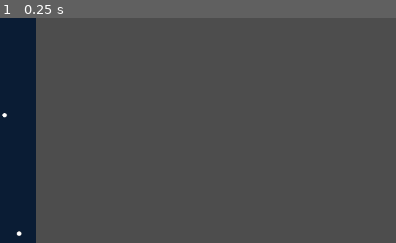
Above: before the commit, frame 1.
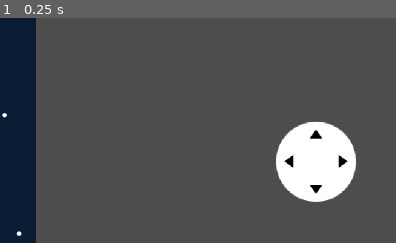
Above: after the commit, the same moment.

Repository: Muchach0/tomatoe-mmo
Game: Godot game, scene res://Scenes/old/shower.tscn
Two runs of this game, one before a commit and one after it. Both use one fixed random seed, a clock stepped at 60 frames per second and the inputs below. This scene is started directly instead of the project's main scene.
Inputs:
- Up to frame 1 (0.25 s): no input
The pictures show only the part of the screen within x 50-100%, y 50-100%; the shares and areas given below are measured in that part.

The runs differ from the first frame. In frame 1, 5.7% of the frame differs, in the area x 69-90%, y 46-82%.

Commit message:
[GAMEPLAY]: Joystick - add second joystick for firing on mobile

Diff:
--- a/Prefab/Player/player_weapon.gd
+++ b/Prefab/Player/player_weapon.gd
@@ -9,6 +9,10 @@
 # Continuous firing state
 var is_mouse_pressed: bool = false
 var last_touch_position: Vector2 = Vector2.ZERO
+
+# Firing joystick state
+var firing_joystick: VirtualJoystick = null
+var is_firing_joystick_pressed: bool = false
 
 # Double tap detection for mobile
 var last_touch_time: float = 0.0
@@ -23,17 +27,51 @@
     if not bullet_manager:
         push_error("BulletManager not found! Make sure it's added to the scene and in 'bullet_manager' group.")
 
+    # Find firing joystick in scene
+    _find_firing_joystick()
+
+# Find the firing joystick from the virtual_joystick group
+func _find_firing_joystick() -> void:
+    var joysticks = get_tree().get_nodes_in_group("virtual_joystick")
+    for joystick in joysticks:
+        if joystick is VirtualJoystick and joystick.joystick_type == VirtualJoystick.JoystickType.FIRING:
+            firing_joystick = joystick
+            print("player_weapon.gd - Found firing joystick: ", joystick.name)
+            return
+    print("player_weapon.gd - Warning: No firing joystick found in scene")
+
 # Convert screen coordinates to world coordinates
 func screen_to_world(screen_pos: Vector2) -> Vector2:
     var viewport = get_viewport()
     var canvas_transform = viewport.get_canvas_transform().affine_inverse()
     return canvas_transform * screen_pos
 
+# Convert joystick direction to target position relative to player
+func joystick_direction_to_target_position(joystick_direction: Vector2) -> Vector2:
+    if joystick_direction.length_squared() < 0.01:
+        return Vector2.ZERO
+    # Use a reasonable firing distance (e.g., 500 pixels from player)
+    var firing_distance: float = 500.0
+    return player.global_position + joystick_direction.normalized() * firing_distance
+
 func _process(_delta):
-    # Continuous firing while mouse/touch is held down
-    if is_mouse_pressed and not player.is_hidden:
-        # Only handle input if we are the authority (or single player)
-        if multiplayer == null or is_multiplayer_authority():
+    # Only handle input if we are the authority (or single player)
+    if multiplayer == null or is_multiplayer_authority():
+        # Try to find firing joystick if not found yet
+        if firing_joystick == null:
+            _find_firing_joystick()
+
+        # Check firing joystick state
+        if firing_joystick != null:
+            is_firing_joystick_pressed = firing_joystick.is_pressed()
+            if is_firing_joystick_pressed and not player.is_hidden:
+                var joystick_output = firing_joystick.get_output()
+                if joystick_output.length_squared() > 0.01:  # Only fire if joystick has meaningful input
+                    var target_position = joystick_direction_to_target_position(joystick_output)
+                    execute_skill(0, target_position)  # Skill 0 = SimpleShootSkill
+
+        # Continuous firing while mouse/touch is held down (only if firing joystick is not active)
+        if is_mouse_pressed and not is_firing_joystick_pressed and not player.is_hidden:
             # Use current touch position for mobile, current mouse position for PC
             if last_touch_position != Vector2.ZERO:
                 execute_skill(0, last_touch_position)  # Skill 0 = SimpleShootSkill
@@ -63,6 +101,11 @@
 
     # Mobile: screen touch press/release
     elif event is InputEventScreenTouch:
+        # Check if touch is on firing joystick - if so, let the joystick handle it
+        if firing_joystick != null and firing_joystick.contains_point(event.position):
+            # Let the firing joystick handle this touch
+            return
+
         if event.pressed:
             var current_time = Time.get_ticks_msec() / 1000.0  # Convert to seconds
             var current_pos = event.position
@@ -91,9 +134,15 @@
             last_touch_position = Vector2.ZERO  # Reset touch position
 
     # Mobile: screen drag to update touch position during continuous firing
-    elif event is InputEventScreenDrag and is_mouse_pressed:
-        # Convert screen coordinates to world coordinates
-        last_touch_position = screen_to_world(event.position)
+    elif event is InputEventScreenDrag:
+        # Check if drag is on firing joystick - if so, let the joystick handle it
+        if firing_joystick != null and firing_joystick.contains_point(event.position):
+            # Let the firing joystick handle this drag
+            return
+
+        if is_mouse_pressed:
+            # Convert screen coordinates to world coordinates
+            last_touch_position = screen_to_world(event.position)
 
 ## Execute a skill by index
 ## @param skill_index: Index of the skill in player.skills array (0 = SimpleShootSkill, 1 = AOEShootSkill)
--- a/Prefab/UI/Joystick/Joystick.tscn
+++ b/Prefab/UI/Joystick/Joystick.tscn
@@ -14,7 +14,7 @@
 grow_horizontal = 2
 grow_vertical = 0
 
-[node name="Control1" type="Control" parent="."]
+[node name="Control_JoystickMovement" type="Control" parent="."]
 layout_mode = 1
 anchors_preset = 2
 anchor_top = 1.0
@@ -23,7 +23,7 @@
 offset_right = 256.0
 grow_vertical = 0
 
-[node name="VirtualJoystick" type="Control" parent="Control1"]
+[node name="VirtualJoystick" type="Control" parent="Control_JoystickMovement"]
 layout_mode = 1
 anchors_preset = 2
 anchor_top = 1.0
@@ -36,7 +36,7 @@
 pressed_color = Color(0.764706, 0.764706, 0.764706, 1)
 metadata/_custom_type_script = "uid://g85kccb56rkg"
 
-[node name="Base" type="TextureRect" parent="Control1/VirtualJoystick"]
+[node name="Base" type="TextureRect" parent="Control_JoystickMovement/VirtualJoystick"]
 layout_mode = 1
 anchors_preset = 8
 anchor_left = 0.5
@@ -50,7 +50,62 @@
 grow_horizontal = 2
 grow_vertical = 2
 
-[node name="Tip" type="TextureRect" parent="Control1/VirtualJoystick/Base"]
+[node name="Tip" type="TextureRect" parent="Control_JoystickMovement/VirtualJoystick/Base"]
+layout_mode = 1
+anchors_preset = 8
+anchor_left = 0.5
+anchor_top = 0.5
+anchor_right = 0.5
+anchor_bottom = 0.5
+offset_left = -64.0
+offset_top = -64.0
+offset_right = 64.0
+offset_bottom = 64.0
+grow_horizontal = 2
+grow_vertical = 2
+texture = ExtResource("2_tkw83")
+
+[node name="Control_JoystickFire" type="Control" parent="."]
+layout_mode = 1
+anchors_preset = 3
+anchor_left = 1.0
+anchor_top = 1.0
+anchor_right = 1.0
+anchor_bottom = 1.0
+offset_left = -256.0
+offset_top = -256.0
+grow_horizontal = 0
+grow_vertical = 0
+
+[node name="VirtualJoystick" type="Control" parent="Control_JoystickFire"]
+layout_mode = 1
+anchors_preset = 2
+anchor_top = 1.0
+anchor_bottom = 1.0
+offset_top = -257.0
+offset_right = 256.0
+offset_bottom = -1.0
+grow_vertical = 0
+script = ExtResource("1_ph4ed")
+pressed_color = Color(0.764706, 0.764706, 0.764706, 1)
+joystick_type = 1
+metadata/_custom_type_script = "uid://g85kccb56rkg"
+
+[node name="Base" type="TextureRect" parent="Control_JoystickFire/VirtualJoystick"]
+layout_mode = 1
+anchors_preset = 8
+anchor_left = 0.5
+anchor_top = 0.5
+anchor_right = 0.5
+anchor_bottom = 0.5
+offset_left = -64.0
+offset_top = -65.0
+offset_right = 64.0
+offset_bottom = 63.0
+grow_horizontal = 2
+grow_vertical = 2
+
+[node name="Tip" type="TextureRect" parent="Control_JoystickFire/VirtualJoystick/Base"]
 layout_mode = 1
 anchors_preset = 8
 anchor_left = 0.5
--- a/Prefab/UI/Joystick/virtual_joystick.gd
+++ b/Prefab/UI/Joystick/virtual_joystick.gd
@@ -27,7 +27,13 @@
 
 @export var visibility_mode := VisibilityMode.ALWAYS
 
-# Use Input Actions
+# MOVEMENT: Controls player movement (uses input actions)
+# FIRING: Controls player firing direction (does not use input actions)
+enum JoystickType {MOVEMENT, FIRING}
+
+@export var joystick_type := JoystickType.MOVEMENT
+
+# Use Input Actions (only for movement joystick)
 @export var use_input_actions := true
 
 # Project -> Project Settings -> Input Map
@@ -69,6 +75,9 @@
     if not DisplayServer.is_touchscreen_available() and visibility_mode == VisibilityMode.TOUCHSCREEN_ONLY:
         hide()
     add_to_group("virtual_joystick")
+    # Firing joysticks should not use input actions to avoid interfering with movement
+    if joystick_type == JoystickType.FIRING:
+        use_input_actions = false
 
 func get_active_touch_index() -> int:
     return _touch_index
@@ -138,7 +147,8 @@
         _pressed = false
         _output = Vector2.ZERO
 
-    if use_input_actions:
+    # Only update input actions for movement joystick
+    if use_input_actions and joystick_type == JoystickType.MOVEMENT:
         _update_input_actions()
 
 func _update_input_actions():
